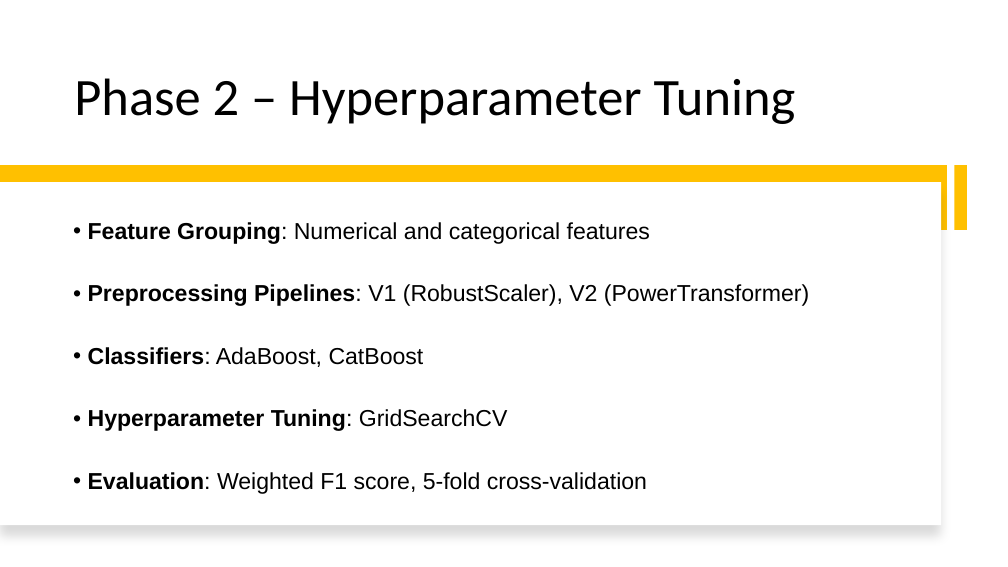
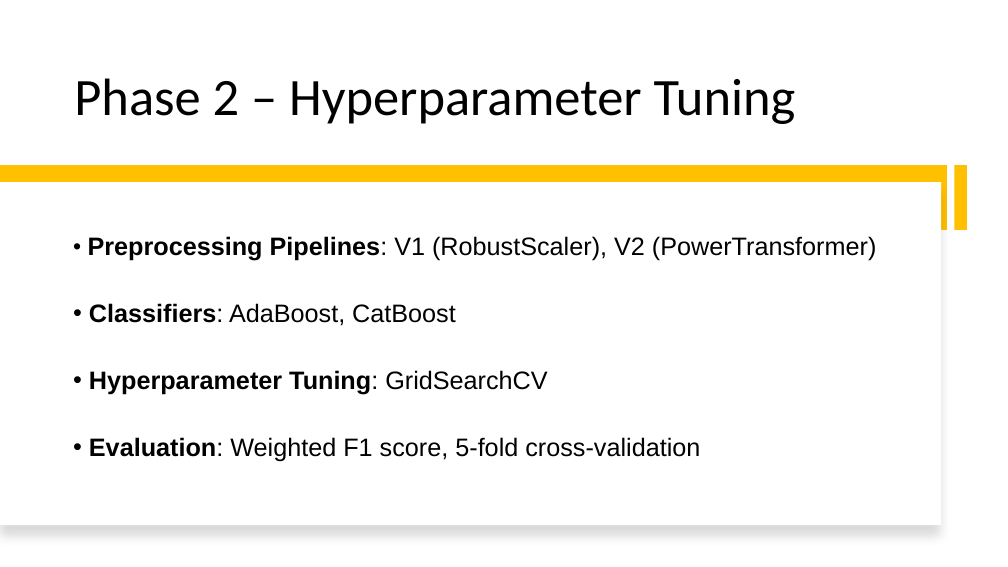
Before and after one commit to ileontios03/EPL448_Project, a slide deck: slide 21 of presentation.pptx. Drawn at 1008x567 pixels with LibreOffice and Linux fonts; fonts in the diff are those of the drawing. Boxes give left, top, right and bottom in pixels: in the first picture for what was removed or moved away, otherwise in the second. Text is boxed around its words. In the diff, an @@ line names an element or a change of style, - is before the commit and + after.

```diff
--- a/presentation.pptx
+++ b/presentation.pptx
@@ text "Preprocessing Pipelines: V1 (RobustScaler), V2 ...": place and size @@
-text "Preprocessing Pipelines: V1 (RobustScaler), V2 ..." at box(88, 222, 809, 494)
+text "Preprocessing Pipelines: V1 (RobustScaler), V2 ..." at box(88, 236, 877, 462)
@@ text "Preprocessing Pipelines: V1 (RobustScaler), V2 ..." at box(88, 236, 877, 462): size 22 to 24 pt @@
@@ text at box(88, 222, 650, 244): paragraph removed @@
-• Feature Grouping: Numerical and categorical features
```
Also in this commit, not shown: 2 other slides changed.
